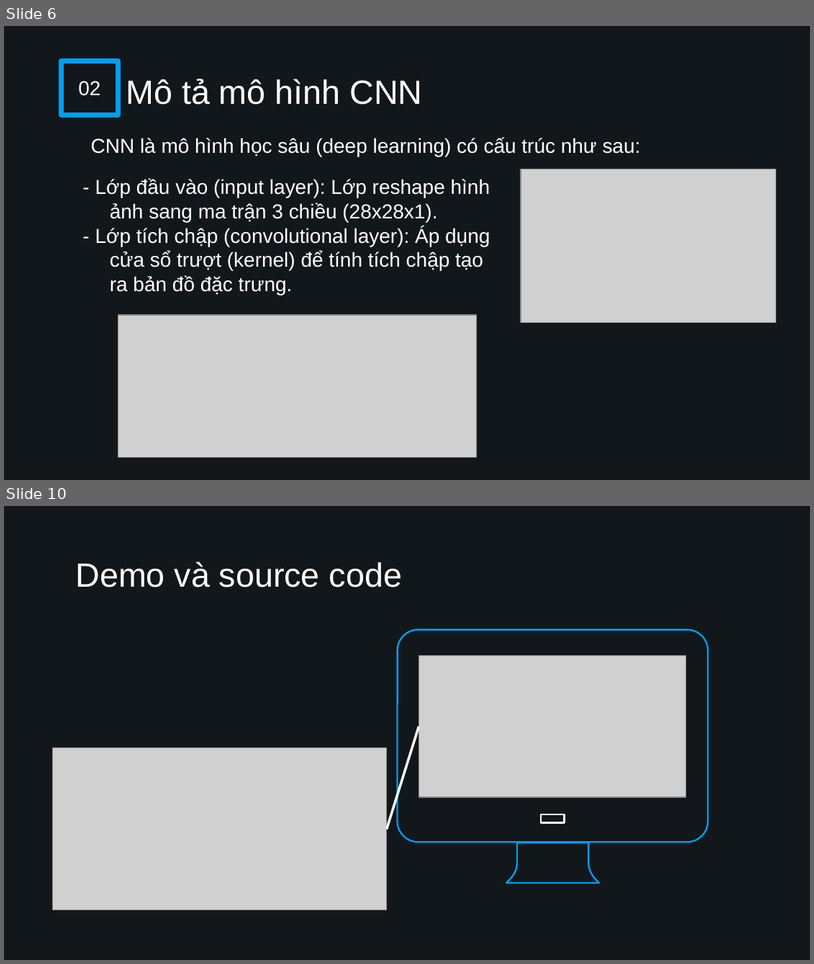
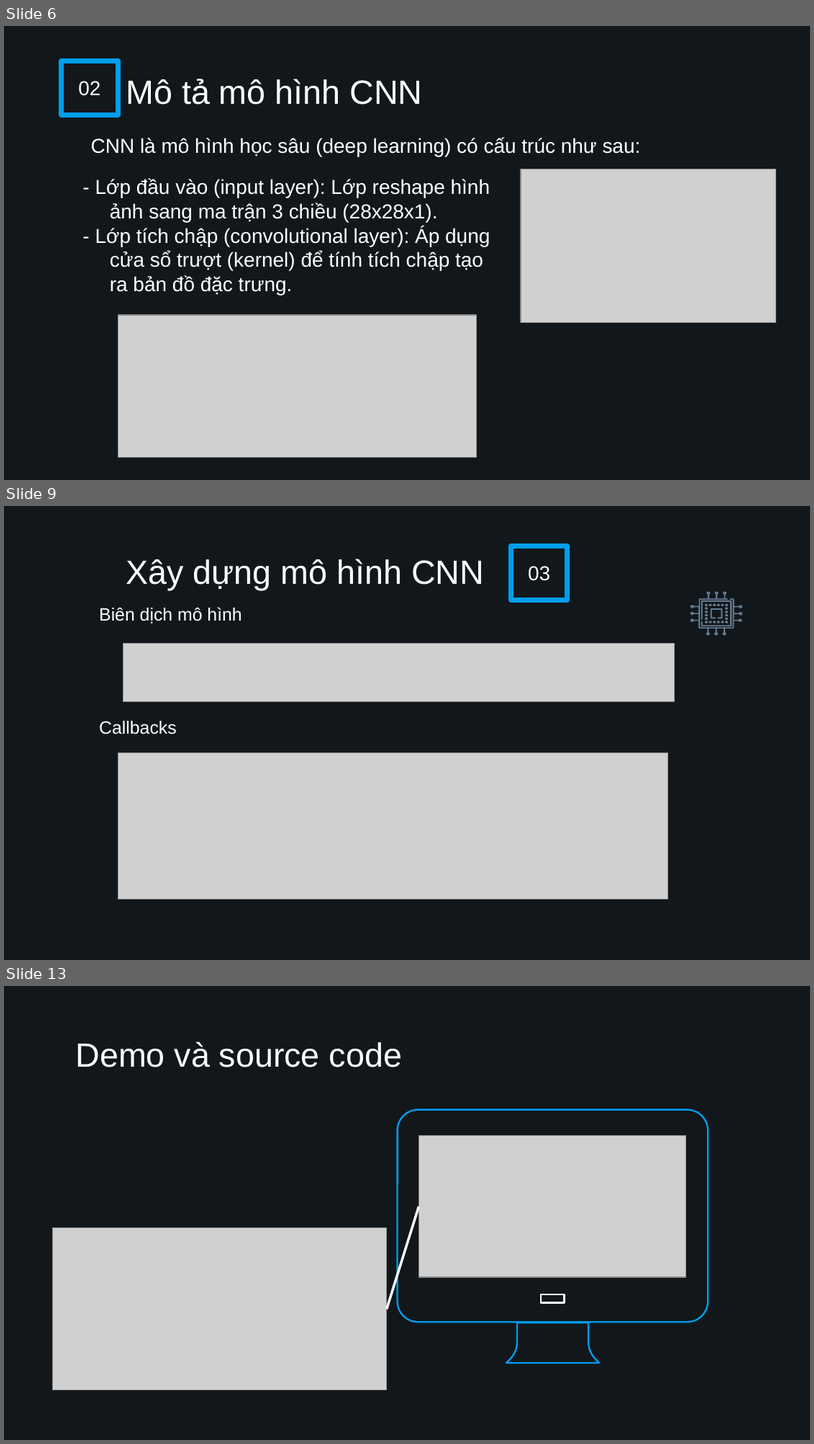
Before and after one commit to Dan3105/FashionMNIST, a slide deck: Slide MNIST FASHION.pptx. Shown one above the other, each under a label of ours: slides 6 and 10 before the commit, slides 6, 9 and 13 after it; the slides between them are not shown. The pictures are 814x964 and 814x1444 pixels, drawn with LibreOffice and Linux fonts; fonts in the diff are those of the drawing; grey boxes stand for pictures; background and template pictures are left out. Boxes give left, top, right and bottom in pixels: in the first picture for what was removed or moved away, otherwise in the second. Text is boxed around its words. In the diff, an @@ line names an element or a change of style, - is before the commit and + after.

```diff
--- a/Slide MNIST FASHION.pptx
+++ b/Slide MNIST FASHION.pptx
@@ slide 9 added at <box>4,506,810,960</box>, background #12171B @@
@@ rectangle added at <box>511,546,568,600</box>, outline #009EEE 4.5 pt, 18 pt, text #FFFFFF @@
+03
@@ title added at <box>126,559,484,590</box>, 30 pt, text #FFFFFF @@
+Xây dựng mô hình CNN
@@ subtitle added at <box>99,607,242,734</box>, 16 pt, text #FFFFFF @@
+Biên dịch mô hình
+Callbacks
@@ group added at <box>691,592,743,635</box>: 23 freeform shapes @@
@@ picture added at <box>124,643,675,701</box> @@
@@ picture added at <box>118,752,669,898</box> @@
@@ what was slide 10 is now slide 13 @@
```
Also in this commit, not shown: 4 slides changed, 2 other slides added, 43 other files.
